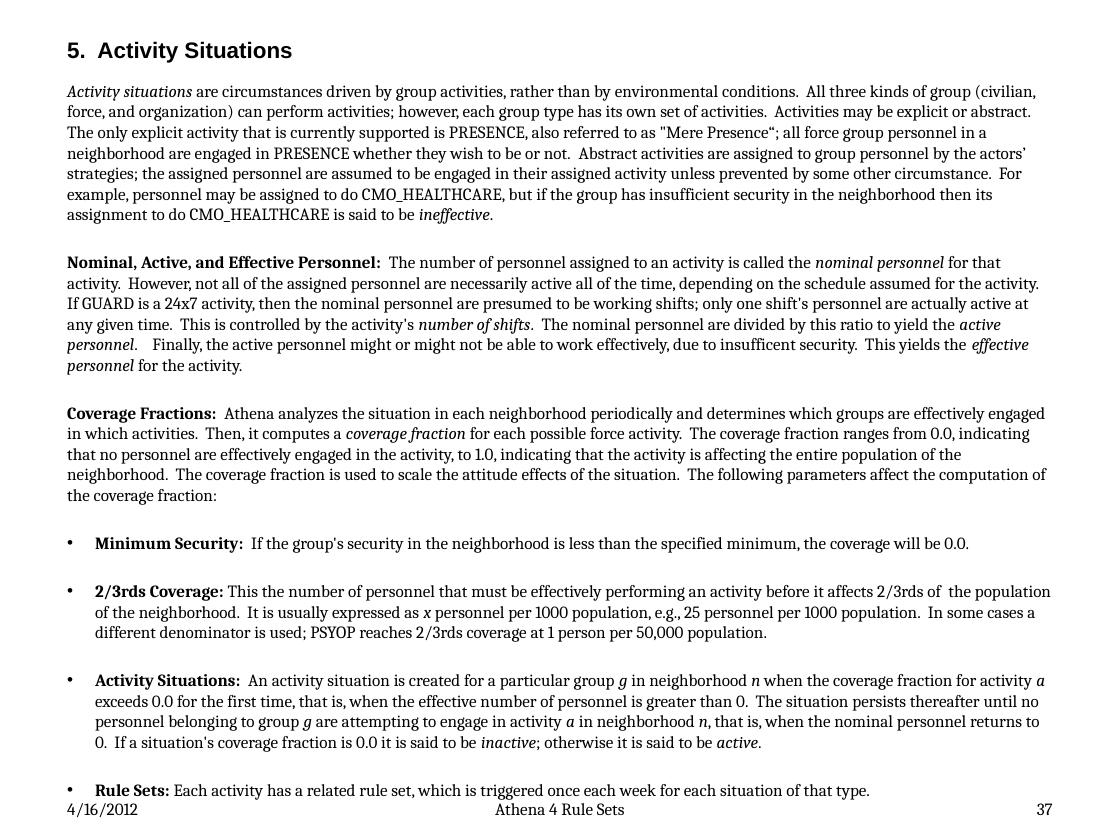
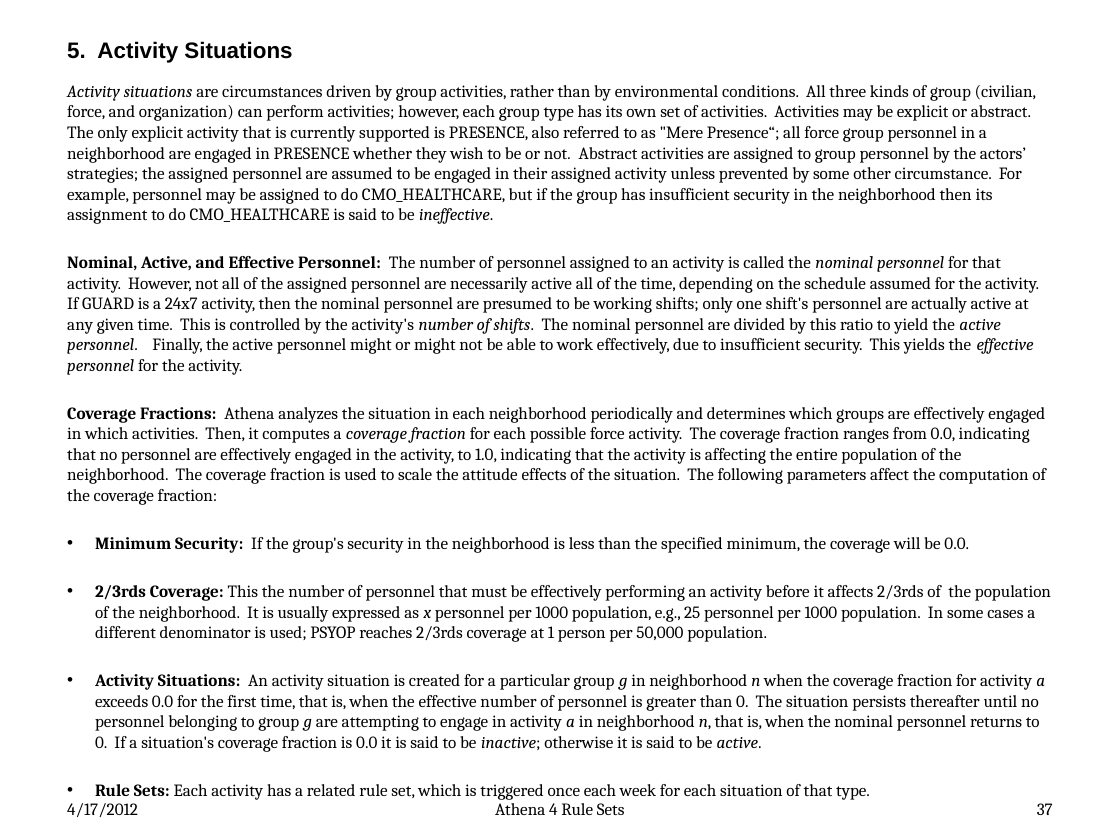
Before and after one commit to AthenaModel/athena-legacy, a slide deck: slide 37 of docs/dev/rules.pptx. Drawn at 1120x840 pixels with LibreOffice and Linux fonts; fonts in the diff are those of the drawing. Boxes give left, top, right and bottom in pixels: in the first picture for what was removed or moved away, otherwise in the second. Text is boxed around its words. In the diff, an @@ line names an element or a change of style, - is before the commit and + after.

```diff
--- a/docs/dev/rules.pptx
+++ b/docs/dev/rules.pptx
@@ text at (67, 256, 1039, 375): text changed @@
-Nominal, Active, and Effective Personnel: The number of personnel assigned to an activity is called the nominal personnel for that activity. However, not all of the assigned personnel are necessarily active all of the time, depending on the schedule assumed for the activity. If GUARD is a 24x7 activity, then the nominal personnel are presumed to be working shifts; only one shift's personnel are actually active at any given time. This is controlled by the activity's number of shifts. The nominal personnel are divided by this ratio to yield the active personnel. Finally, the active personnel might or might not be able to work effectively, due to insufficent security. This yields the effective personnel for the activity.
+Nominal, Active, and Effective Personnel: The number of personnel assigned to an activity is called the nominal personnel for that activity. However, not all of the assigned personnel are necessarily active all of the time, depending on the schedule assumed for the activity. If GUARD is a 24x7 activity, then the nominal personnel are presumed to be working shifts; only one shift's personnel are actually active at any given time. This is controlled by the activity's number of shifts. The nominal personnel are divided by this ratio to yield the active personnel. Finally, the active personnel might or might not be able to work effectively, due to insufficient security. This yields the effective personnel for the activity.
@@ text at (67, 803, 138, 817): text changed @@
-4/16/2012
+4/17/2012
```
Also in this commit, not shown: 73 other slides changed.
